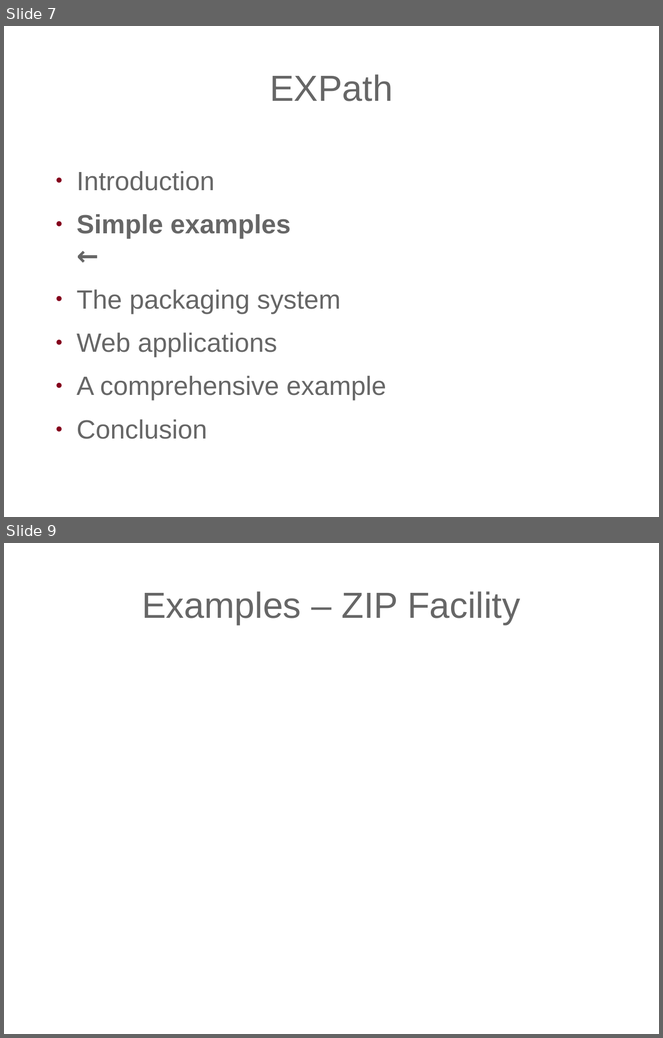
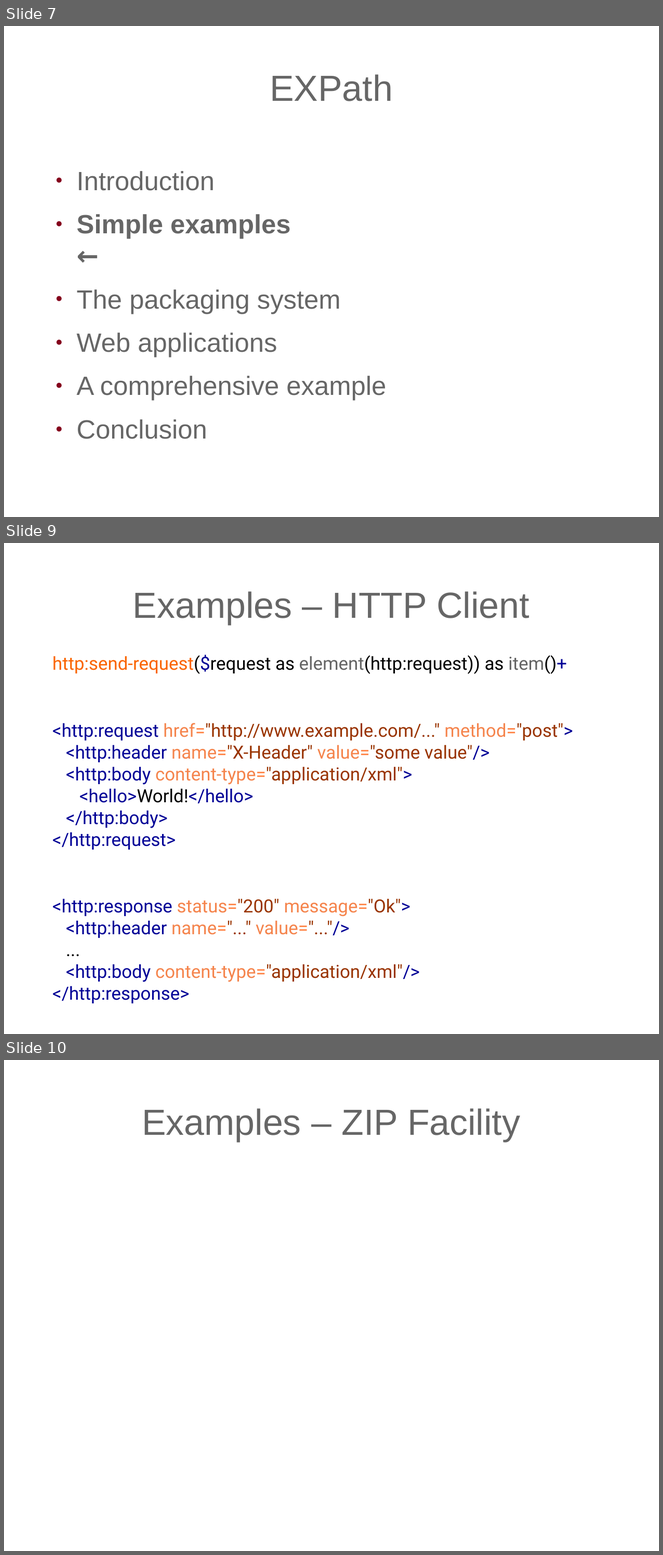
Before and after one commit to expath/expath-www, a slide deck: misc/2010-prague/presentation/fgeorges-expath.odp. Shown one above the other, each under a label of ours: slides 7 and 9 before the commit, slides 7, 9 and 10 after it; the slides between them are not shown. The pictures are 663x1038 and 663x1555 pixels, drawn with LibreOffice and Linux fonts; fonts in the diff are those of the drawing; background and template pictures are left out. Boxes give left, top, right and bottom in pixels: in the first picture for what was removed or moved away, otherwise in the second. Text is boxed around its words. In the diff, an @@ line names an element or a change of style, - is before the commit and + after.

Commit message:
More work.

```diff
--- a/misc/2010-prague/presentation/fgeorges-expath.odp
+++ b/misc/2010-prague/presentation/fgeorges-expath.odp
@@ slide 9 added at bbox=[4, 543, 659, 1034], background picture (left out) @@
@@ title added at bbox=[133, 591, 529, 625], 44 pt, text #666666 @@
+Examples – HTTP Client
@@ text added at bbox=[52, 655, 573, 1004], 22 pt, text #000096 @@
+http:send-request($request as element(http:request)) as item()+
+<http:request href="http://www.example.com/..." method="post">
+<http:header name="X-Header" value="some value"/>
+<http:body content-type="application/xml">
+<hello>World!</hello>
+</http:body>
+</http:request>
+<http:response status="200" message="Ok">
+<http:header name="..." value="..."/>
+...
+<http:body content-type="application/xml"/>
+</http:response>
@@ what was slide 9 is now slide 10 @@
```
Also in this commit, not shown: 1 slide changed, 6 other slides added, 5 slides removed.
